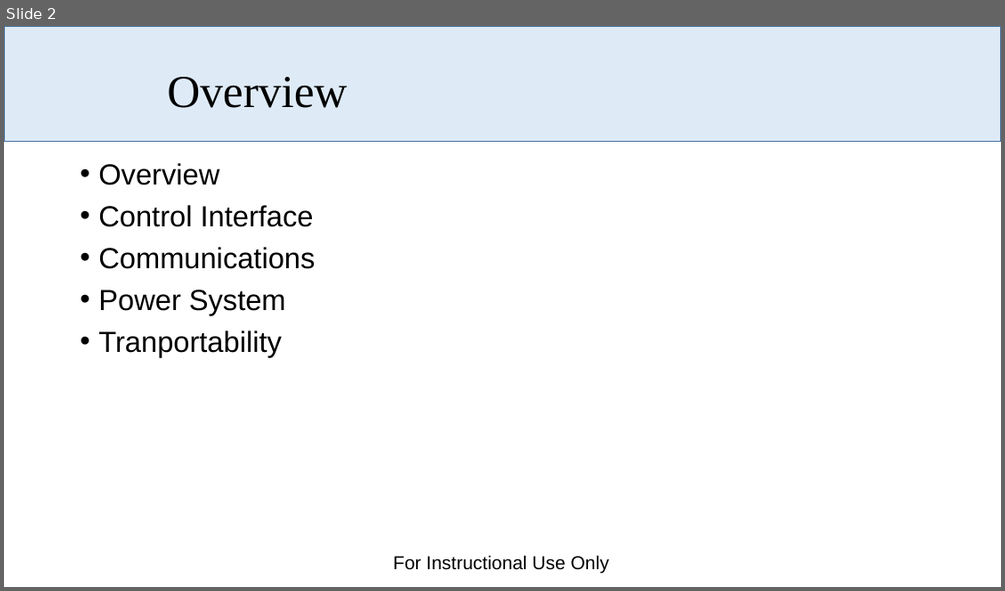
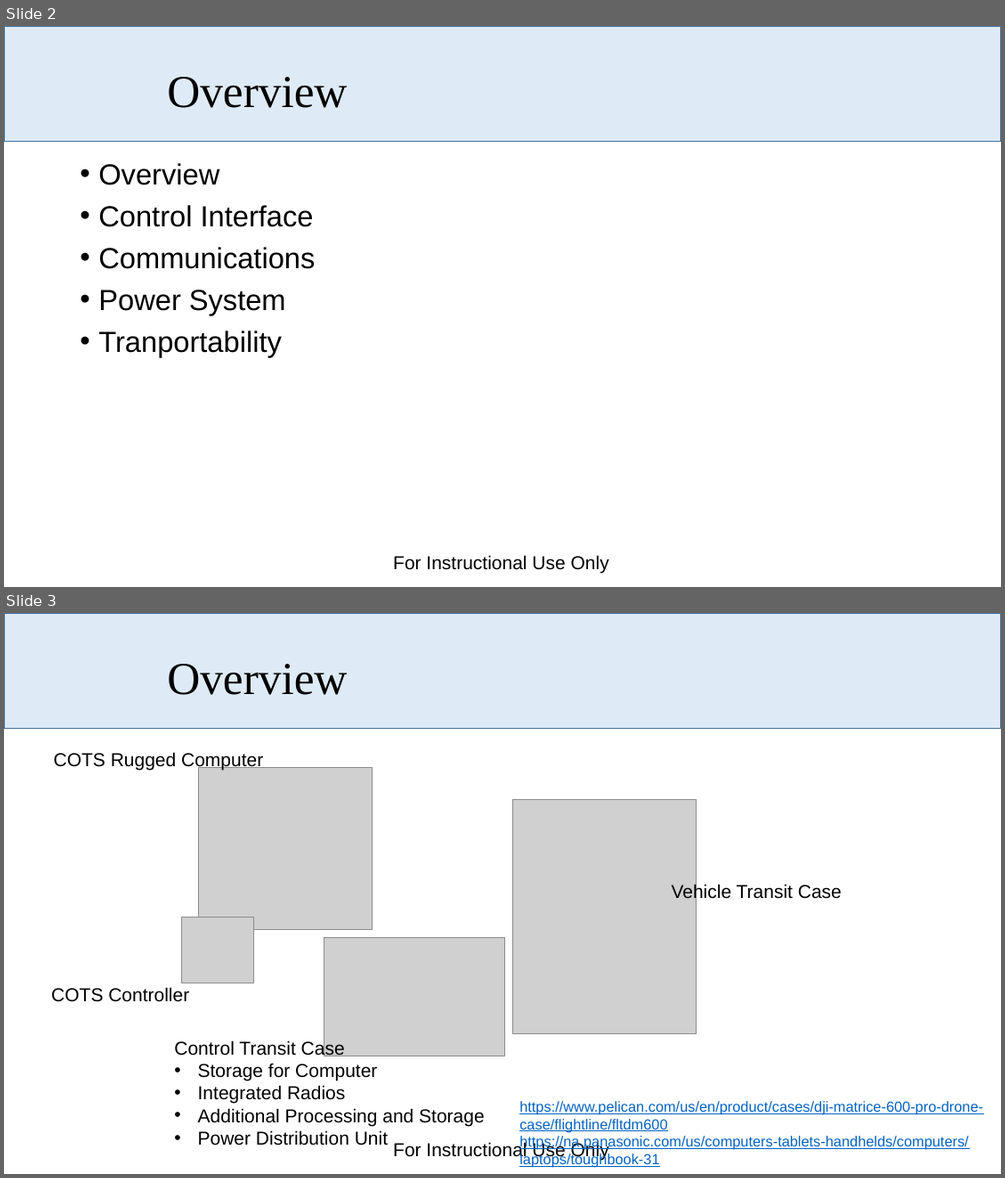
Before and after one commit to dabarrett/rqmtReviewer, a slide deck: Documents/Ground Control Station Overview.pptx. Shown one above the other, each under a label of ours: slide 2 before the commit, slides 2 and 3 after it. The pictures are 1005x591 and 1005x1178 pixels, drawn with LibreOffice and Linux fonts; fonts in the diff are those of the drawing; grey boxes stand for pictures; background and template pictures are left out. Boxes give left, top, right and bottom in pixels: in the first picture for what was removed or moved away, otherwise in the second. Text is boxed around its words. In the diff, an @@ line names an element or a change of style, - is before the commit and + after.

```diff
--- a/Documents/Ground Control Station Overview.pptx
+++ b/Documents/Ground Control Station Overview.pptx
@@ slide 3 added at (4,613,1001,1174), background #FFFFFF; not listed: 2 template elements that a slide beside it also shows @@
@@ title added at (167,664,347,695), 44 pt, text #000000 @@
+Overview
@@ text added at (54,752,263,771), 18 pt, text #000000 @@
+COTS Rugged Computer
@@ picture added at (198,767,372,929) @@
@@ picture added at (512,800,696,1034) @@
@@ text added at (672,883,841,901), 18 pt, text #000000 @@
+Vehicle Transit Case
@@ picture added at (182,916,254,983) @@
@@ picture added at (324,937,504,1055) @@
@@ text added at (51,987,189,1002), 18 pt, text #000000 @@
+COTS Controller
@@ text added at (174,1039,484,1145), 18 pt, text #000000 @@
+Control Transit Case
+• Storage for Computer
+• Integrated Radios
+• Additional Processing and Storage
+• Power Distribution Unit
@@ text added at (519,1101,983,1167), 14 pt, text #0563C1, underline @@
+https://www.pelican.com/us/en/product/cases/dji-matrice-600-pro-drone-case/flightline/fltdm600
+https://na.panasonic.com/us/computers-tablets-handhelds/computers/laptops/toughbook-31
```
Also in this commit, not shown: 2 slides changed, 1 other slide added, 3 slides removed, 4 other files.
